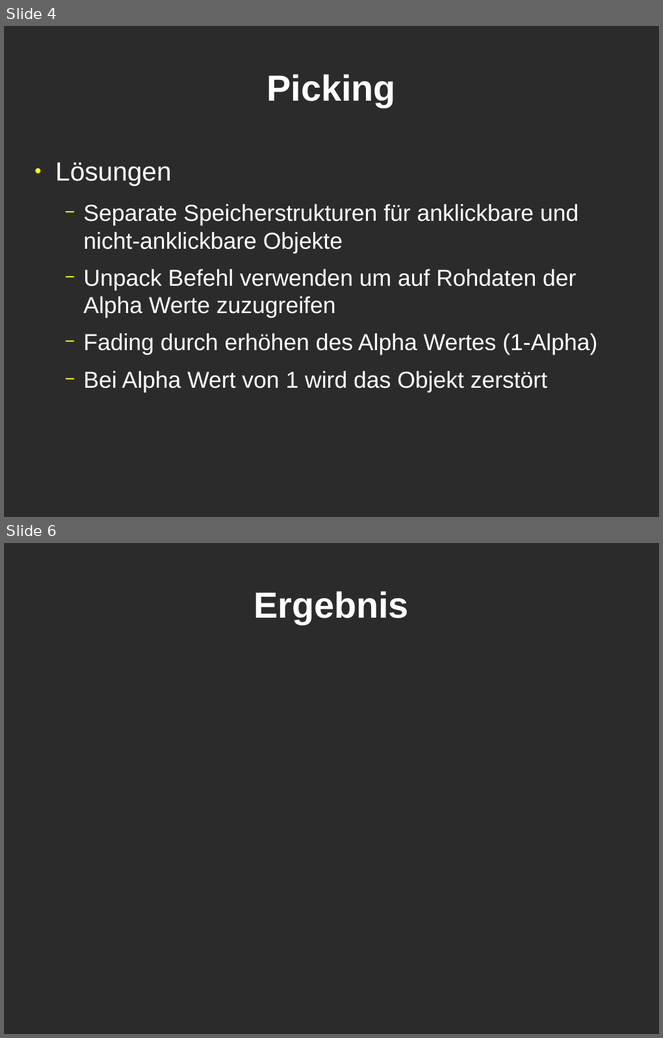
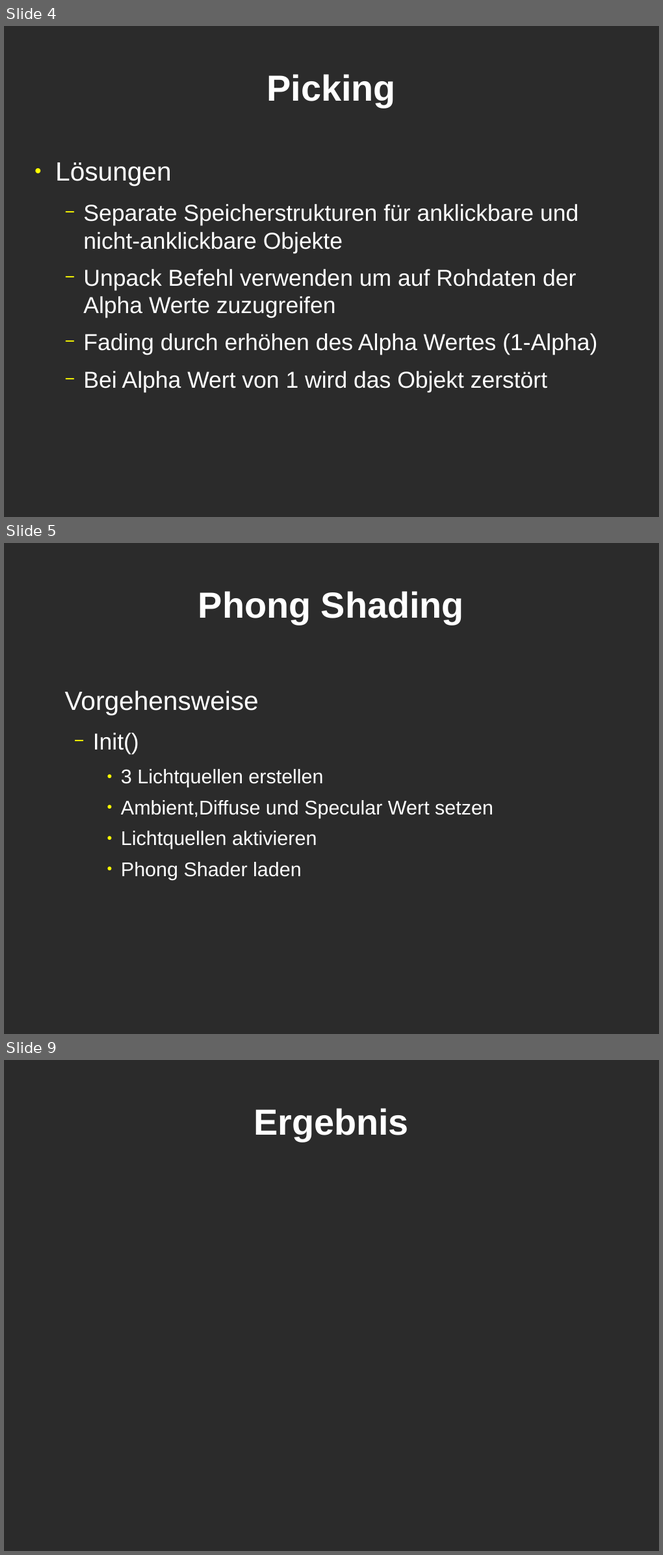
Before and after one commit to mgla/cg-projekt0910, a slide deck: präsentation/Folien.odp. Shown one above the other, each under a label of ours: slides 4 and 6 before the commit, slides 4, 5 and 9 after it; the slides between them are not shown. The pictures are 663x1038 and 663x1555 pixels, drawn with LibreOffice and Linux fonts; fonts in the diff are those of the drawing; background and template pictures are left out; a plain dark background stands for a picture behind light text. Boxes give left, top, right and bottom in pixels: in the first picture for what was removed or moved away, otherwise in the second. Text is boxed around its words. In the diff, an @@ line names an element or a change of style, - is before the commit and + after.

Commit message:
phong Teil ergänzt

```diff
--- a/präsentation/Folien.odp
+++ b/präsentation/Folien.odp
@@ slide 5 added at (x1=4, y1=543, x2=659, y2=1034), background picture (left out) @@
@@ title added at (x1=198, y1=591, x2=464, y2=624), 44 pt, text #FFFFFF, bold @@
+Phong Shading
@@ text added at (x1=65, y1=691, x2=493, y2=880), 24 pt, text #FFFFFF @@
+Vorgehensweise
+  − Init()
+    ● 3 Lichtquellen erstellen
+    ● Ambient,Diffuse und Specular Wert setzen
+    ● Lichtquellen aktivieren
+    ● Phong Shader laden
@@ what was slide 6 is now slide 9 @@
```
Also in this commit, not shown: 1 slide changed, 3 other slides added, 1 slide removed.
